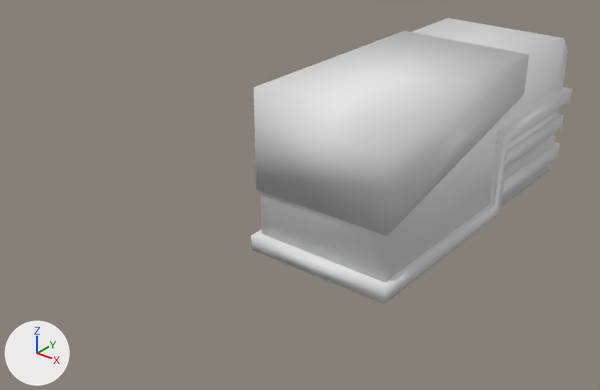
An edit to the FBX model Assets/_Project/Scenes/Minh/chest/chest1.fbx, drawn before and after from the same camera.
Before and after are seen from a 50 mm camera at (112.8, -214.2, 112.8) aimed at (-10.9, -59.5, 16.9). The axes (+X, +Y, +Z) are drawn at lower left. The lights are the same throughout. Where no turn or scale is listed for an object, it has been applied to the vertices.

Objects in the first picture: 'box01_bottom', 'box01_top'.
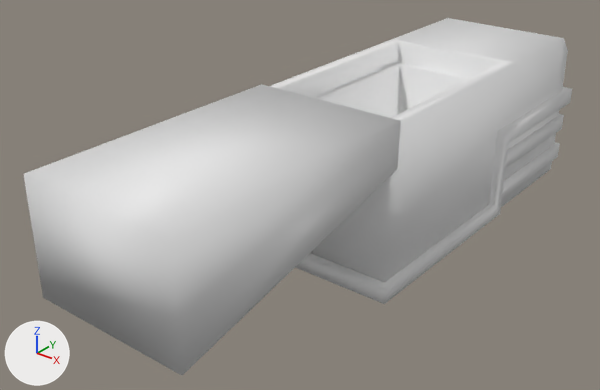
Diff of the bpy script that builds the scene:
```diff
--- a/Assets/_Project/Scenes/Minh/chest/chest1.fbx.py
+++ b/Assets/_Project/Scenes/Minh/chest/chest1.fbx.py
@@ ob_box01_top @@
 ob_box01_top = bpy.data.objects.new('box01_top', me_box01_002_low_box01_002_low)
-ob_box01_top.location = (0.0, -66.0, 18.0)
+ob_box01_top.location = (0.0, -133.0, 18.0)
```

Where the change shows, as pixel boxes [x1, y1, x2, y2] in the pictures (600 x 390 px):
'box01_top', moved
    before: [254, 31, 529, 236]
    after: [24, 84, 400, 376]
